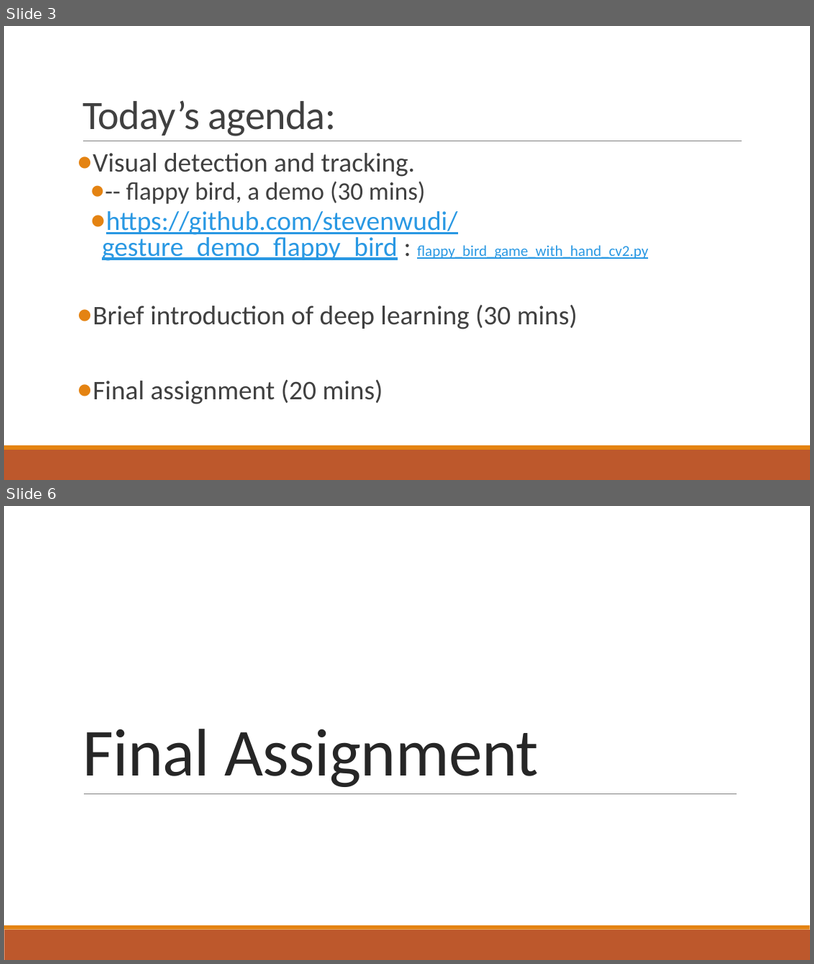
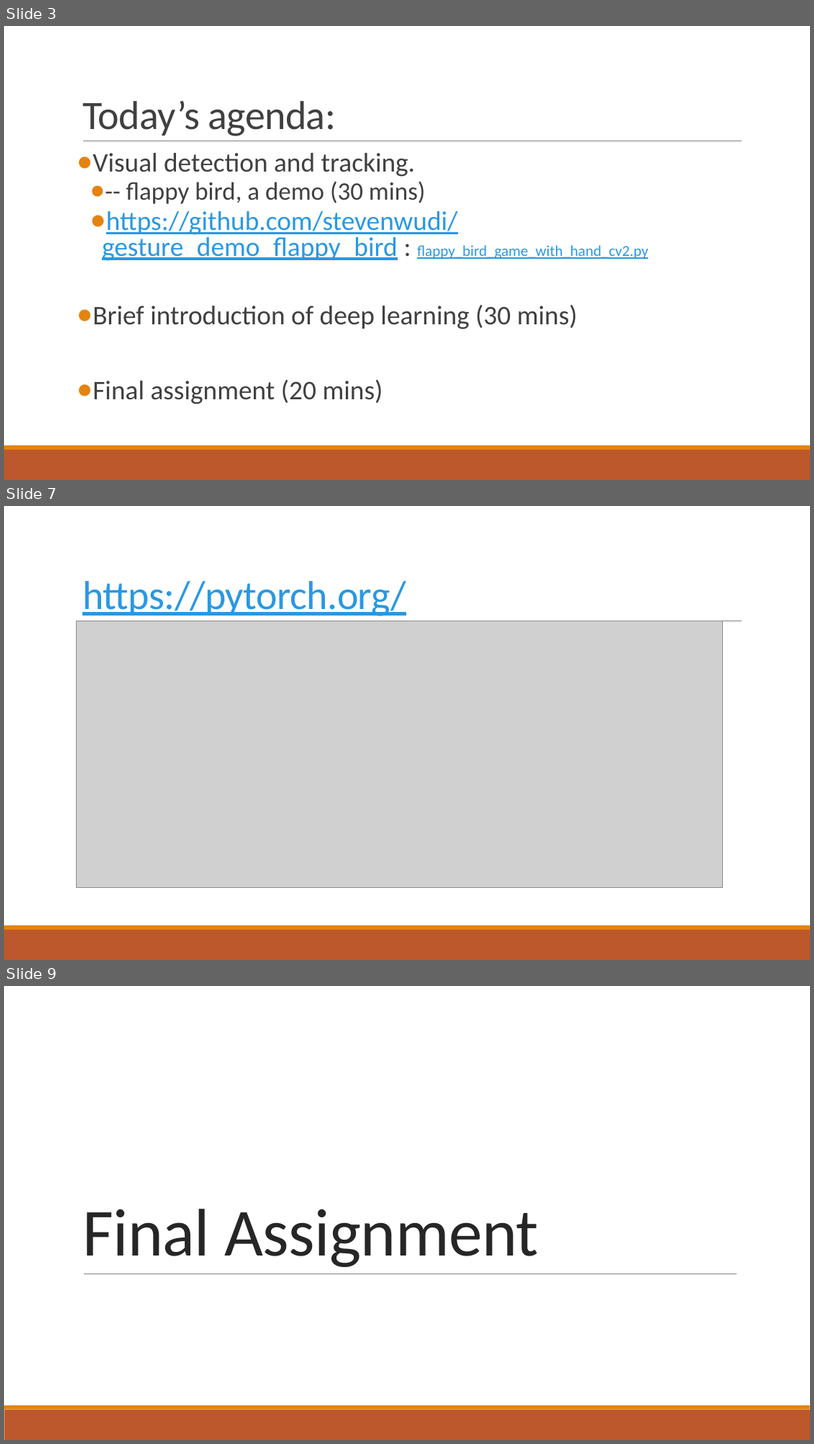
Before and after one commit to stevenwudi/AI_Precourse_2019, a slide deck: AI_Precourse/Week6_Final.pptx. Shown one above the other, each under a label of ours: slides 3 and 6 before the commit, slides 3, 7 and 9 after it; the slides between them are not shown. The pictures are 814x964 and 814x1444 pixels, drawn with LibreOffice and Linux fonts; fonts in the diff are those of the drawing; grey boxes stand for pictures; background and template pictures are left out. Boxes give left, top, right and bottom in pixels: in the first picture for what was removed or moved away, otherwise in the second. Text is boxed around its words. In the diff, an @@ line names an element or a change of style, - is before the commit and + after.

```diff
--- a/AI_Precourse/Week6_Final.pptx
+++ b/AI_Precourse/Week6_Final.pptx
@@ slide 7 added at (4,506,810,960), background #FFFFFF; not listed: 3 template elements that a slide beside it also shows @@
@@ title added at (82,581,406,616), 48 pt, text #2998E3, underline @@
+https://pytorch.org/
@@ picture added at (77,621,723,887) @@
@@ what was slide 6 is now slide 9 @@
```
Also in this commit, not shown: 2 slides changed, 4 other slides added, 2 slides removed, 2 other files.
